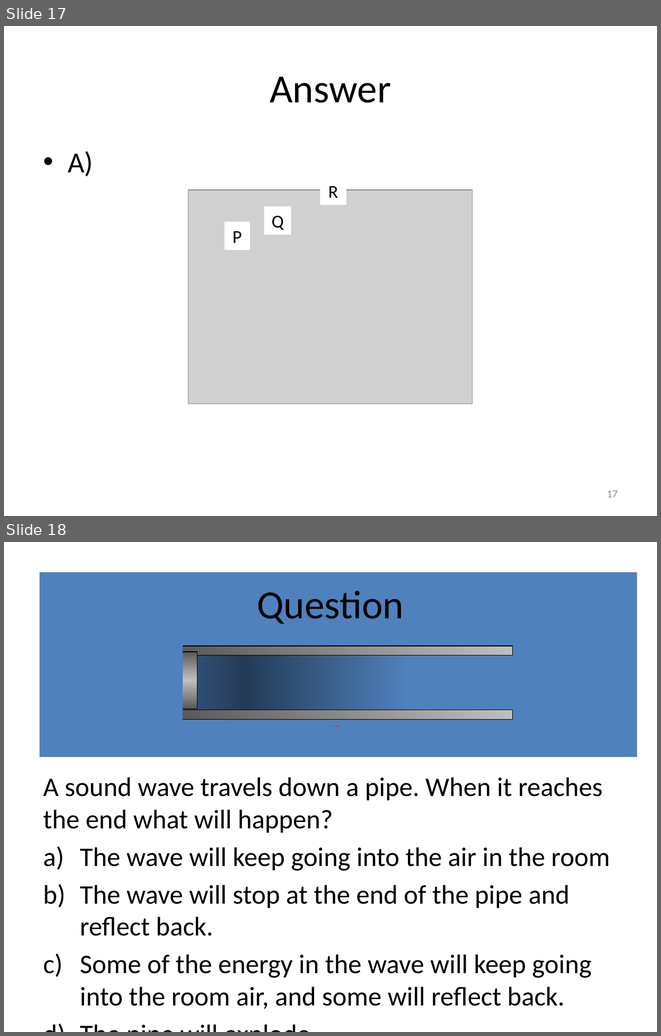
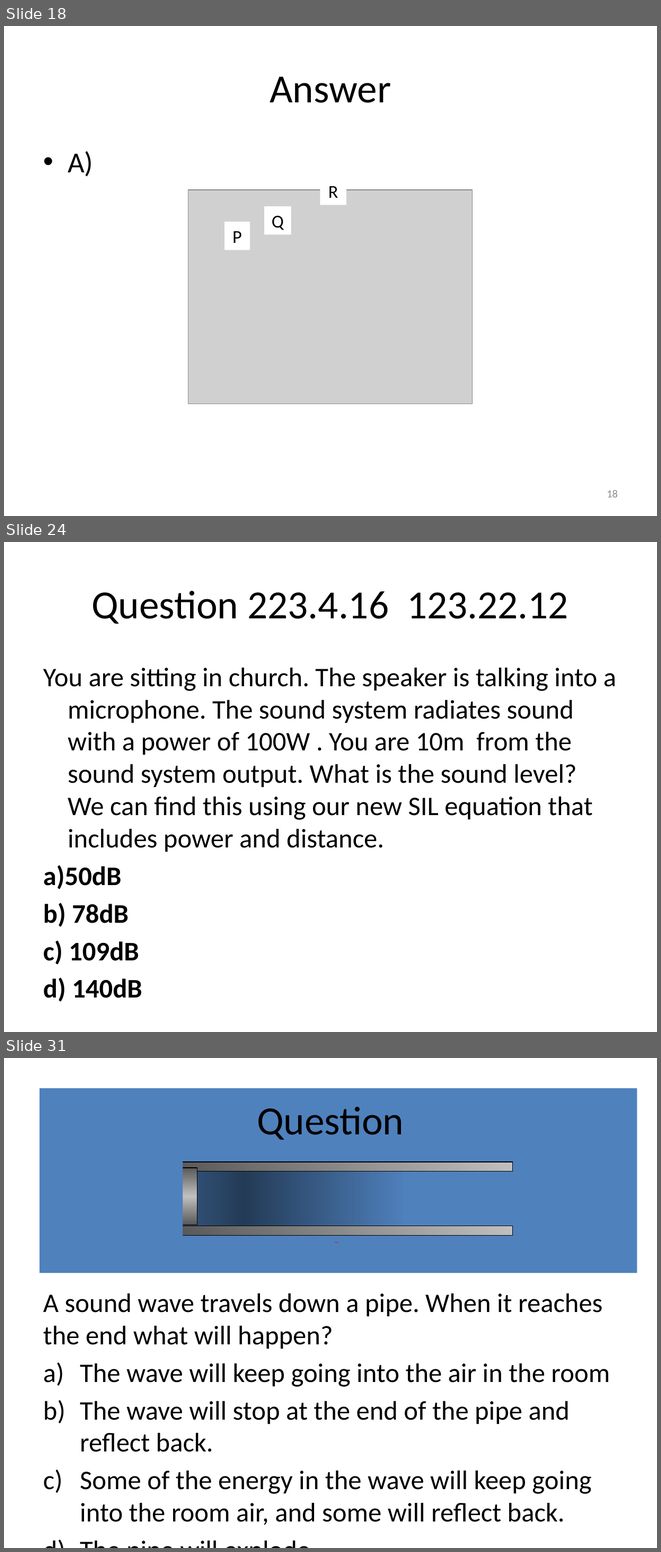
Before and after one commit to rtlines/Introductory-Physics-II, a slide deck: Lecture_Slides/PH 123 Lecture 08.pptx. Shown one above the other, each under a label of ours: slides 17 and 18 before the commit, slides 18, 24 and 31 after it; the slides between them are not shown. The pictures are 661x1036 and 661x1552 pixels, drawn with LibreOffice and Linux fonts; fonts in the diff are those of the drawing; grey boxes stand for pictures. Boxes give left, top, right and bottom in pixels: in the first picture for what was removed or moved away, otherwise in the second. Text is boxed around its words. In the diff, an @@ line names an element or a change of style, - is before the commit and + after.

Commit message:
worked on lectures 8 and 9 slides and text

```diff
--- a/Lecture_Slides/PH 123 Lecture 08.pptx
+++ b/Lecture_Slides/PH 123 Lecture 08.pptx
@@ slide 24 added at bbox=[4, 542, 657, 1032], background #FFFFFF @@
@@ title added at bbox=[91, 591, 568, 624], 44 pt, text #000000 @@
+Question 223.4.16 123.22.12
@@ text added at bbox=[43, 668, 616, 964], 29.6 pt, text #000000 @@
+You are sitting in church. The speaker is talking into a microphone. The sound system radiates sound with a power of 100W . You are 10m from the sound system output. What is the sound level? We can find this using our new SIL equation that includes power and distance.
+a)50dB
+b) 78dB
+c) 109dB
+d) 140dB
@@ what was slide 17 is now slide 18 @@
@@ page number at bbox=[607, 490, 618, 497]: text changed @@
-17
+18
@@ what was slide 18 is now slide 31 @@
```
Also in this commit, not shown: 13 other slides added, 1 slide removed, 8 other files.
